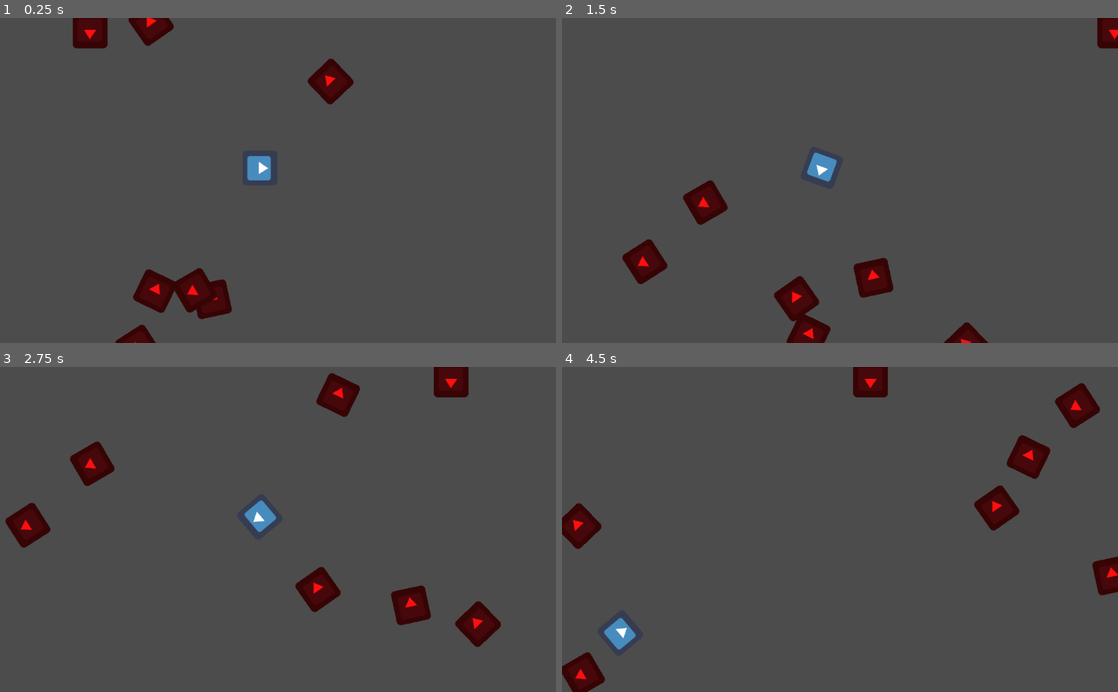
Above: before the commit, frames 1-4 (two rows, left to right).
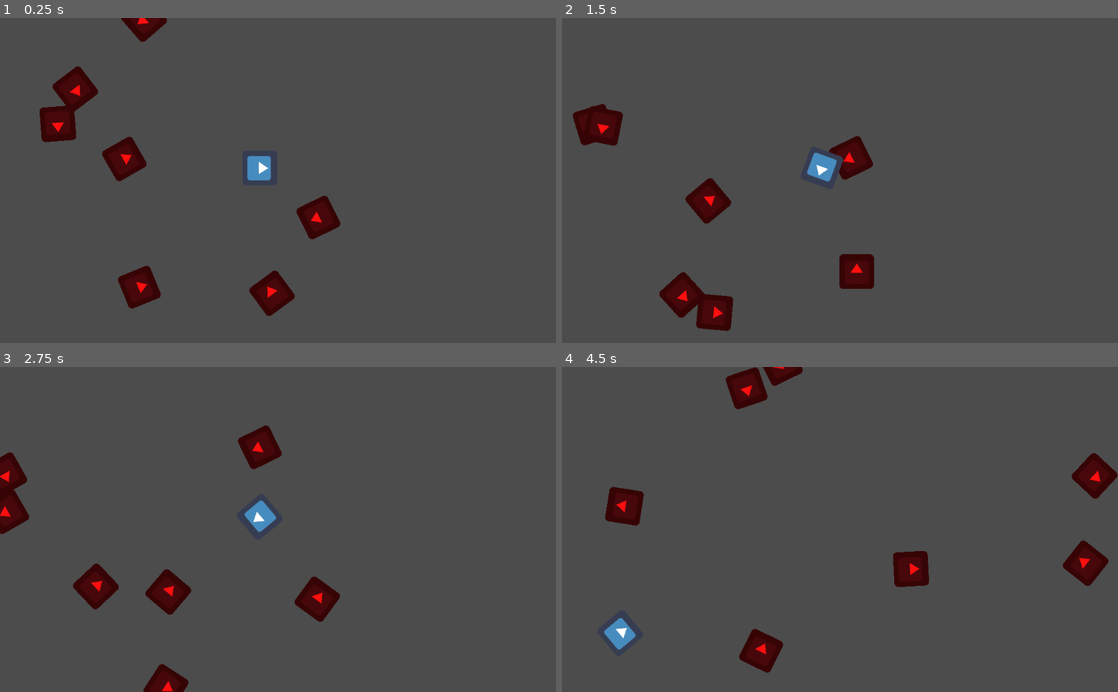
Above: after the commit, the same moments.

Repository: eugene-nguyen/NotAsteroids
Game: Godot game, scene res://World.tscn
Same seed, same stepped clock (60 frames per second), same inputs: the game is played once before the commit and once after it. The engine's default icon, where the game draws it, is replaced by a stand-in: a white triangle on a blue panel in a dark square.
Inputs:
- Up to frame 1 (0.25 s): no input
- Up to frame 2 (1.5 s): tap Enter (ui_accept) at 0.5, 0.77 s; hold Right (ui_right) 0.53-1.28 s; hold Left (ui_left) from 1.28 s (still down)
- Up to frame 3 (2.75 s): tap Enter (ui_accept) at 1.52 s; release Left (ui_left) at 2.03 s; hold Right (ui_right) from 2.03 s (still down)
- Up to frame 4 (4.5 s): release Right (ui_right) at 2.78 s; hold Up (ui_up) 2.78-3.53 s; tap Enter (ui_accept) at 3.02, 3.77 s; hold Left (ui_left) from 3.53 s (still down)

The runs differ from the first frame. In frame 1, 6.9% of the frame differs, in the area x 7-64%, y 0-100%; in frame 2, 6.3%; in frame 3, 7.5%; in frame 4, 8.4%, in the area x 0-100%, y 0-100%.

Commit message:
modified godotseroids behvaior
they now move and turn and it caused a lot of overhead to occur in "World.gd" so uh

Diff:
--- a/Enemy.gd
+++ b/Enemy.gd
@@ -5,21 +5,24 @@
 # var a = 2
 # var b = "text"
 
-var speed = 150
-var velocity = Vector2()
+var turn_speed
+var move_speed
+var motion = Vector2()
 
 var screen_size
 var screen_buffer = 8
 
-func start(pos, dir):
+func start(pos, dir, mov, tur):
 	rotation = dir
 	position = pos
-	velocity = Vector2(speed, 0).rotated(rotation)
+	move_speed = mov
+	turn_speed = tur
+	motion = Vector2(move_speed, 0).rotated(rotation)
 
 func _physics_process(delta):
-	var collision = move_and_collide(velocity * delta)
+	var collision = move_and_collide(motion * delta)
 	if collision:
-		velocity = velocity.bounce(collision.normal)
+		motion = motion.bounce(collision.normal)
 		if collision.collider.has_method("hit"):
 			collision.collider.hit()
 
@@ -29,5 +32,6 @@
 
 # Called every frame. 'delta' is the elapsed time since the previous frame.
 func _process(delta):
+	rotation_degrees += turn_speed * delta
 	position.x = wrapf(position.x, -screen_buffer, screen_size.x + screen_buffer)
 	position.y = wrapf(position.y, -screen_buffer, screen_size.y + screen_buffer)
--- a/World.gd
+++ b/World.gd
@@ -17,10 +17,12 @@
 	while i < enemyCount:
 		var enemy_x_position = rng.randi_range(0, 1280)
 		var enemy_y_position = rng.randi_range(0, 720)
+		var enemy_turn_speed = rng.randi_range(-100, 100)
+		var enemy_move_speed = rng.randi_range(0, 100)
 		var enemy_position = Vector2(enemy_x_position, enemy_y_position)
 		var enemy_rotation = rng.randi_range(0, 360)
 		var e = Enemy.instance()
-		e.start(enemy_position, enemy_rotation)
+		e.start(enemy_position, enemy_rotation, enemy_move_speed, enemy_turn_speed)
 		add_child(e)
 		i = i + 1
 
